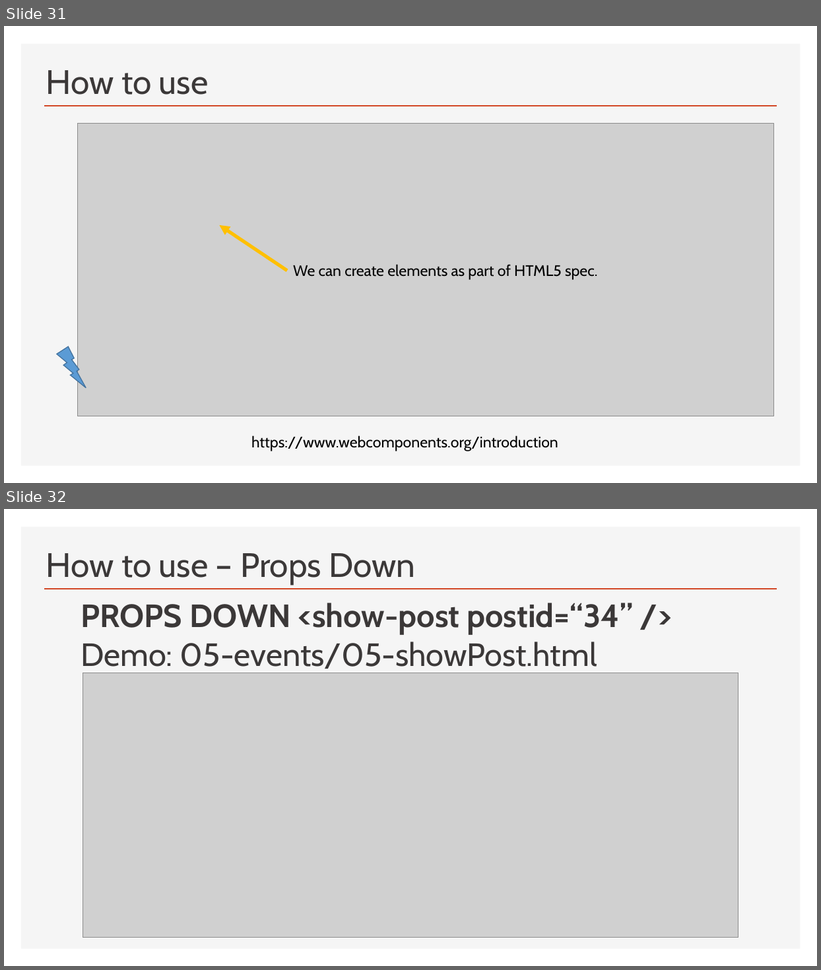
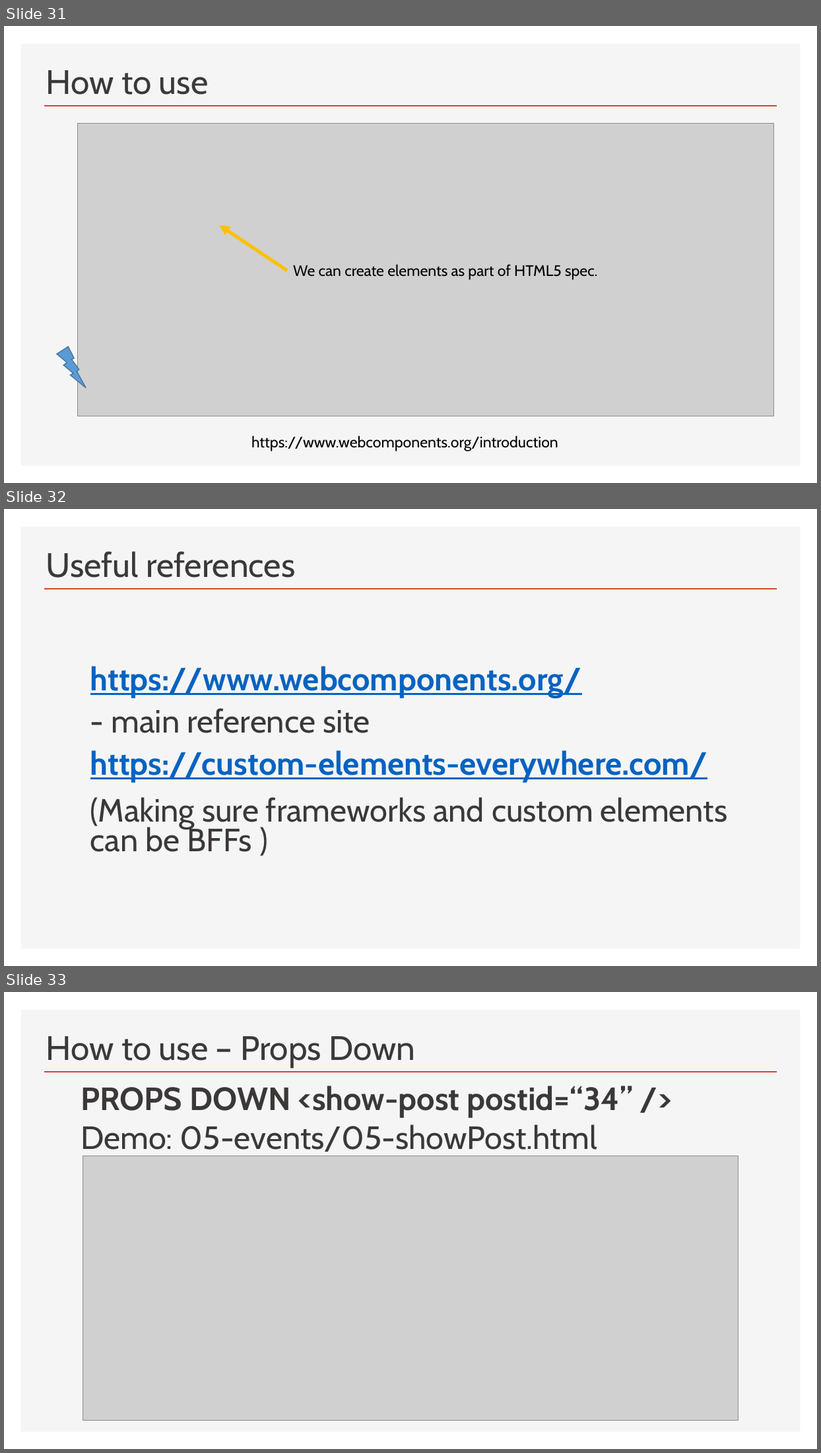
Before and after one commit to Python-Test-Engineer/web-components-v1, a slide deck: SLIDES/ndc-web-components.pptx. Shown one above the other, each under a label of ours: slides 31 and 32 before the commit, slides 31, 32 and 33 after it. The pictures are 821x970 and 821x1453 pixels, drawn with LibreOffice and Linux fonts; fonts in the diff are those of the drawing; grey boxes stand for pictures. Boxes give left, top, right and bottom in pixels: in the first picture for what was removed or moved away, otherwise in the second. Text is boxed around its words. In the diff, an @@ line names an element or a change of style, - is before the commit and + after.

Commit message:
workshop

```diff
--- a/SLIDES/ndc-web-components.pptx
+++ b/SLIDES/ndc-web-components.pptx
@@ slide 32 added at bbox=[4, 509, 817, 966], background #FFFFFF; not listed: 2 template elements that a slide beside it also shows @@
@@ title added at bbox=[46, 551, 295, 578], 40 pt, text #3B3838 @@
+Useful references
@@ text added at bbox=[90, 666, 728, 852], 38 pt, text #0563C1, bold, underline @@
+  https://www.webcomponents.org/
+  - main reference site
+  https://custom-elements-everywhere.com/
+  (Making sure frameworks and custom elements can be BFFs )
@@ what was slide 32 is now slide 33 @@
```
